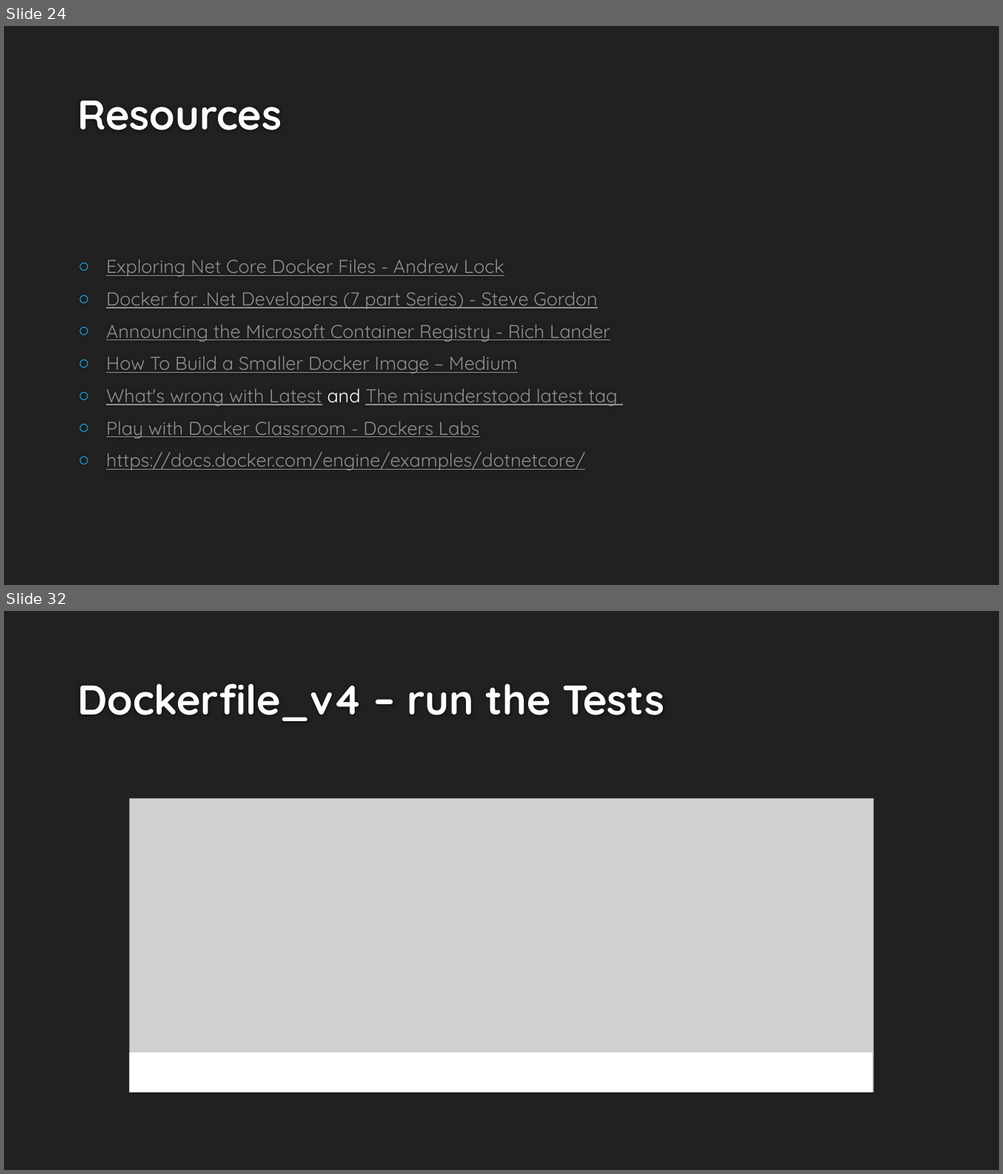
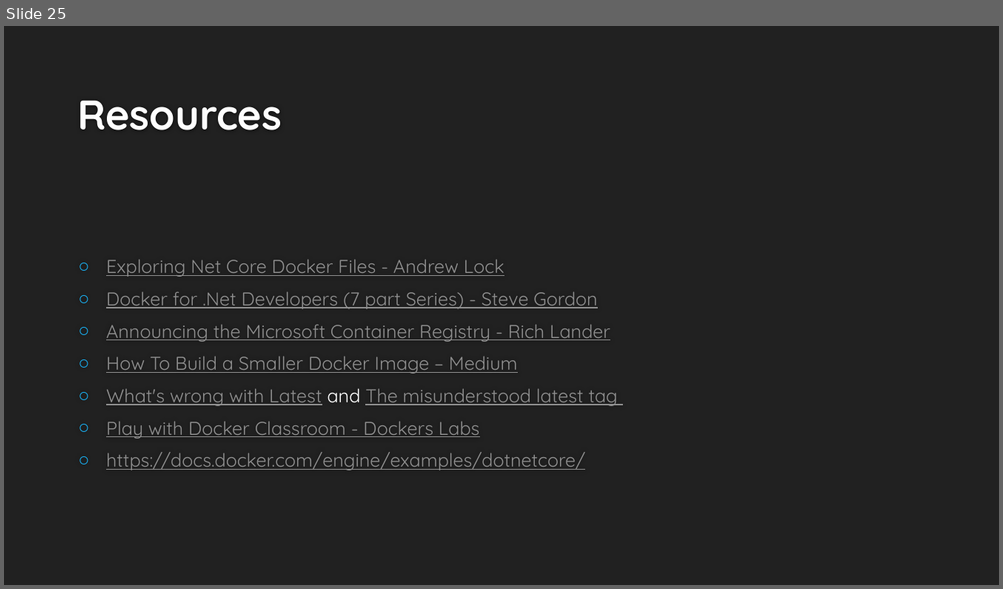
Before and after one commit to dcook-net/DockerisingDotNetAppsTalk, a slide deck: Dockerising .Net Applications v2.pptx. Shown one above the other, each under a label of ours: slides 24 and 32 before the commit, slide 25 after it; the slides between them are not shown. The pictures are 1003x1174 and 1003x589 pixels, drawn with LibreOffice and Linux fonts; fonts in the diff are those of the drawing; grey boxes stand for pictures; background and template pictures are left out. Boxes give left, top, right and bottom in pixels: in the first picture for what was removed or moved away, otherwise in the second. Text is boxed around its words. In the diff, an @@ line names an element or a change of style, - is before the commit and + after.

```diff
--- a/Dockerising .Net Applications v2.pptx
+++ b/Dockerising .Net Applications v2.pptx
@@ slide 32 removed at [4, 611, 999, 1170], background #212121 @@
@@ title removed at [77, 684, 665, 721] @@
-Dockerfile_v4 – run the Tests
@@ picture removed at [129, 799, 874, 1093] @@
@@ rectangle removed at [129, 1053, 873, 1092] @@
@@ what was slide 24 is now slide 25 @@
```
Also in this commit, not shown: 3 slides changed, 1 slide added, 8 other slides removed, 1 other file.
